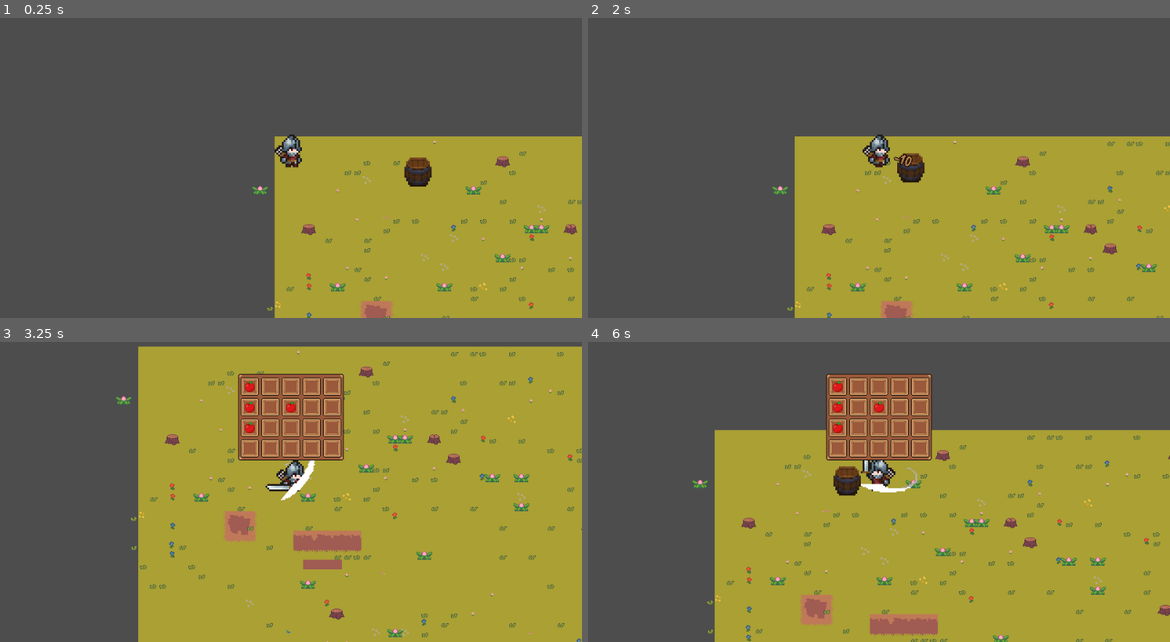
Above: before the commit, frames 1-4 (two rows, left to right).
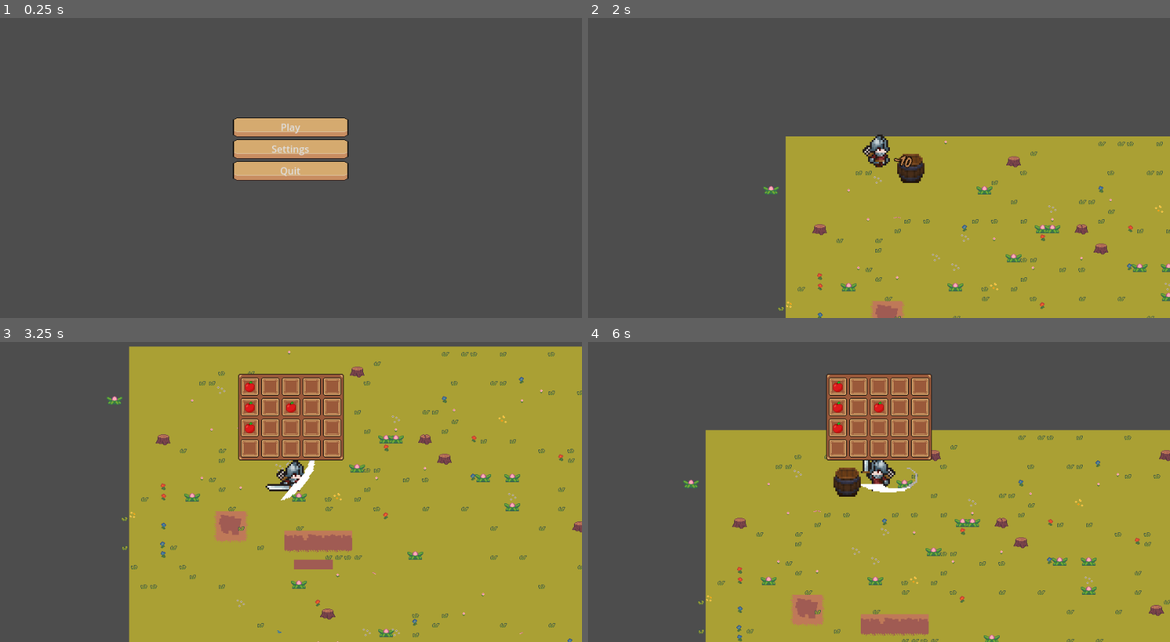
Above: after the commit, the same moments.

Repository: capt-jack00/GameOff2025
Game: Godot game, scene res://scenes/main_menu.tscn
Same seed, same stepped clock (60 frames per second), same inputs: the game is played once before the commit and once after it.
Inputs (mouse positions are in pixels of both pictures, inside the frame that each line leads up to):
- Up to frame 1 (0.25 s): no input
- Up to frame 2 (2 s): click (879, 126) at 0.5 s, where only the run after the commit has a clickable "Play"; move the mouse to (1007, 138) at 1.27 s; hold D (move_right) from 1.28 s (still down); click (1007, 138) at 1.35 s
- Up to frame 3 (3.25 s): move the mouse to (174, 495) at 2.02 s; release D (move_right) at 2.03 s; hold S (move_down) 2.03-2.78 s; tap Tab (open_inv) at 2.1 s; move the mouse to (349, 408) at 2.77 s; hold D (move_right) from 2.78 s (still down); click (349, 408) at 2.85 s
- Up to frame 4 (6 s): move the mouse to (849, 543) at 3.52 s; release D (move_right) at 3.53 s; hold W (move_up) 3.53-4.28 s; tap Tab (open_inv) at 3.6, 5.1 s; move the mouse to (1053, 528) at 4.27 s; hold A (move_left) 4.28-5.78 s; click (1053, 528) at 4.35 s; move the mouse to (704, 429) at 5.02 s; move the mouse to (908, 480) at 5.77 s; hold S (move_down) from 5.78 s (still down); click (908, 480) at 5.85 s

The runs differ from the first frame. In frame 1, 34% of the frame differs, in the area x 40-100%, y 33-100%; in frame 2, 4.0%; in frame 3, 6.3%; in frame 4, 5.4%.

Commit message:
Maybe fixed old version

Diff:
--- a/scripts/main_menu.gd
+++ b/scripts/main_menu.gd
@@ -2,8 +2,8 @@
 
 # Called when the node enters the scene tree for the first time.
 func _ready() -> void:
-	get_tree().change_scene_to_file("res://scenes/world.tscn") # skip main menu (usefull for debugging)
-	print_rich("[color=red]Menu was turned off in file main_menu.gd on line 6 to debug game easier[/color]")
+	#get_tree().change_scene_to_file("res://scenes/world.tscn") # skip main menu (usefull for debugging)
+	#print_rich("[color=red]Menu was turned off in file main_menu.gd on line 6 to debug game easier[/color]")
 	pass
 
 # Called every frame. 'delta' is the elapsed time since the previous frame.
